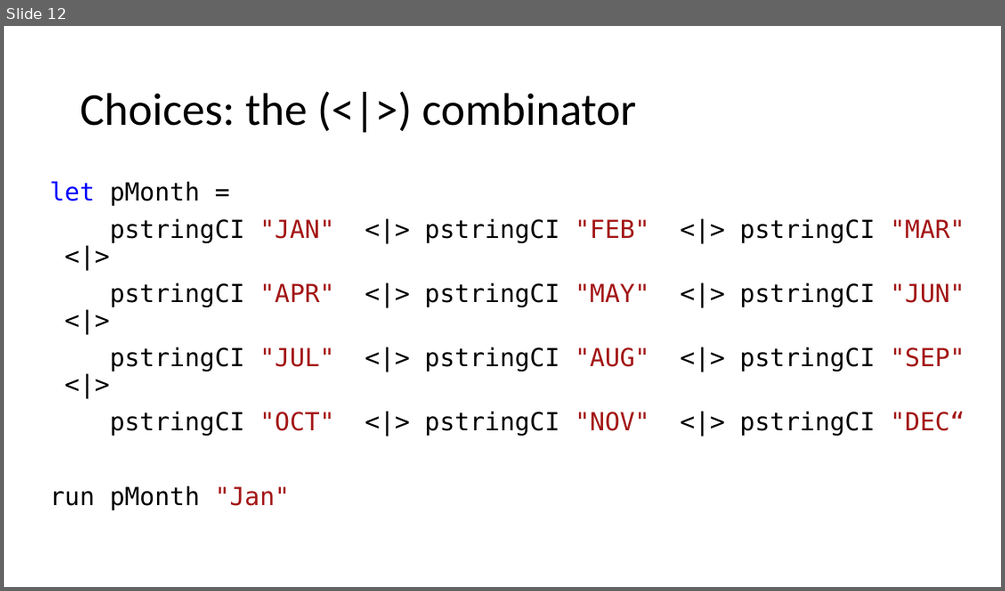
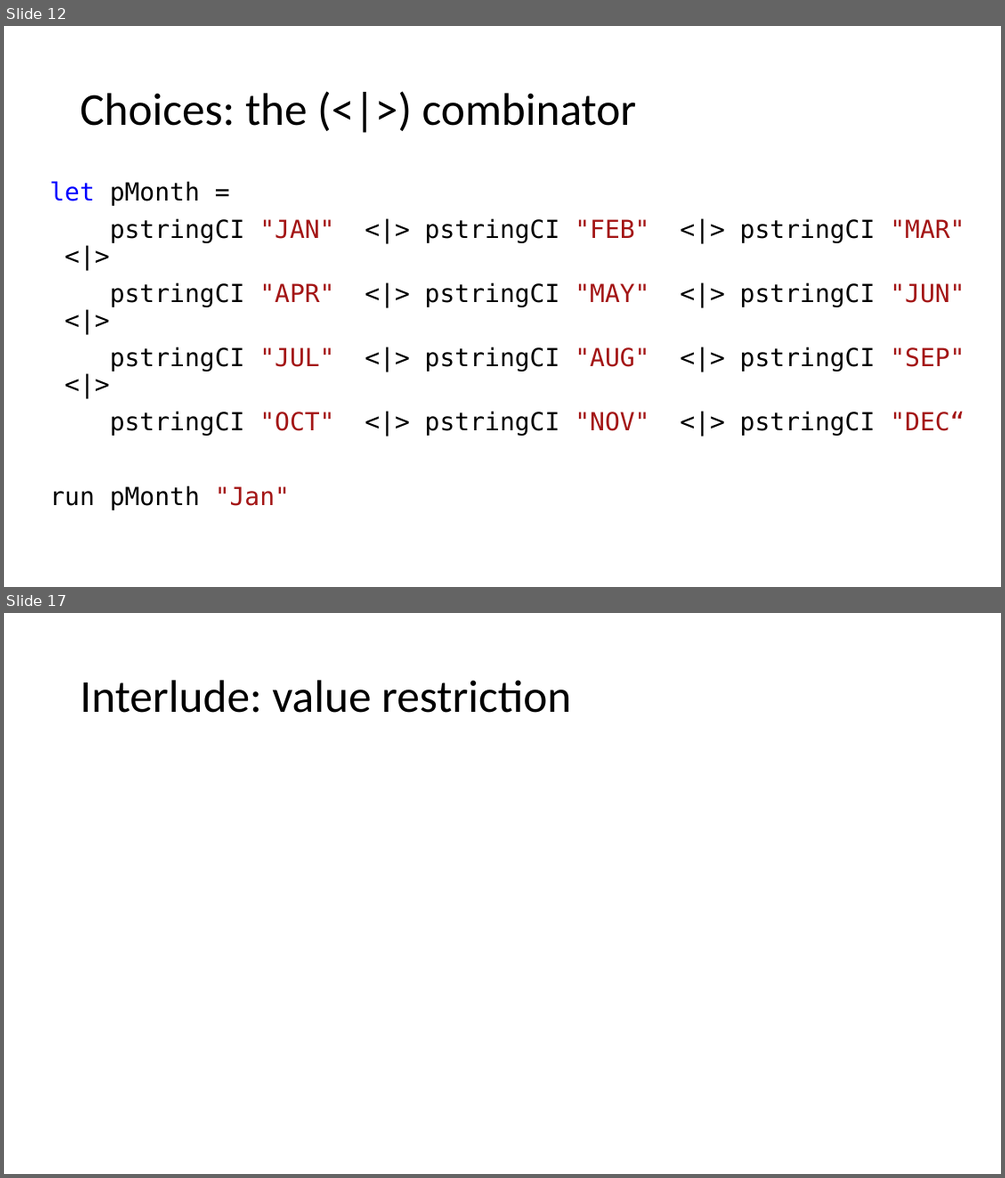
Before and after one commit to atiboros/PracticalFParsec, a slide deck: Slides/Practical FParsec V2.pptx. Shown one above the other, each under a label of ours: slide 12 before the commit, slides 12 and 17 after it; the slides between them are not shown. The pictures are 1005x591 and 1005x1178 pixels, drawn with LibreOffice and Linux fonts; fonts in the diff are those of the drawing. Boxes give left, top, right and bottom in pixels: in the first picture for what was removed or moved away, otherwise in the second. Text is boxed around its words. In the diff, an @@ line names an element or a change of style, - is before the commit and + after.

```diff
--- a/Slides/Practical FParsec V2.pptx
+++ b/Slides/Practical FParsec V2.pptx
@@ slide 17 added at bbox=[4, 613, 1001, 1174], background #FFFFFF @@
@@ title added at bbox=[80, 680, 571, 713], 44 pt, text #000000 @@
+Interlude: value restriction
```
Also in this commit, not shown: 1 slide changed, 10 other slides added, 1 other file.
